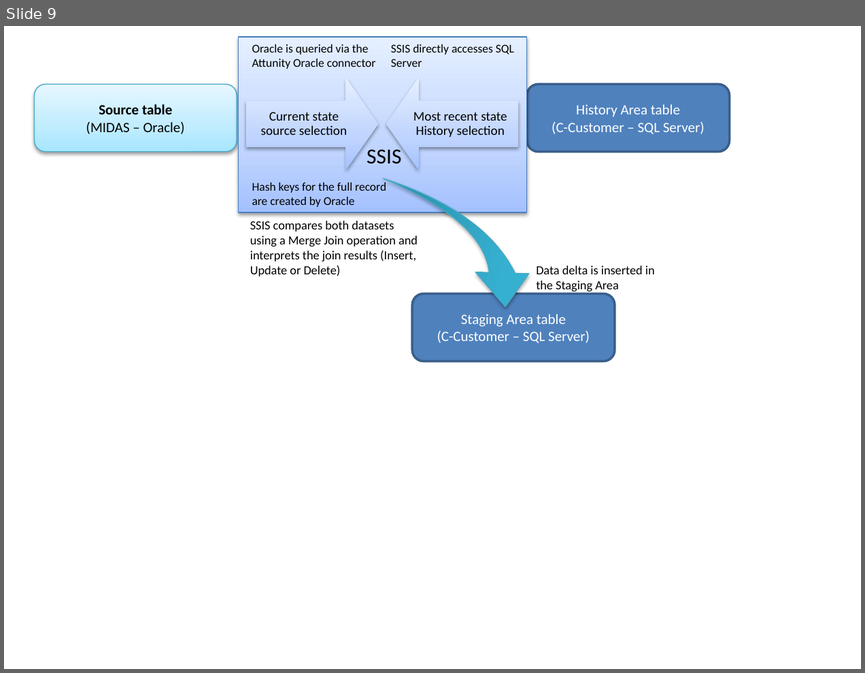
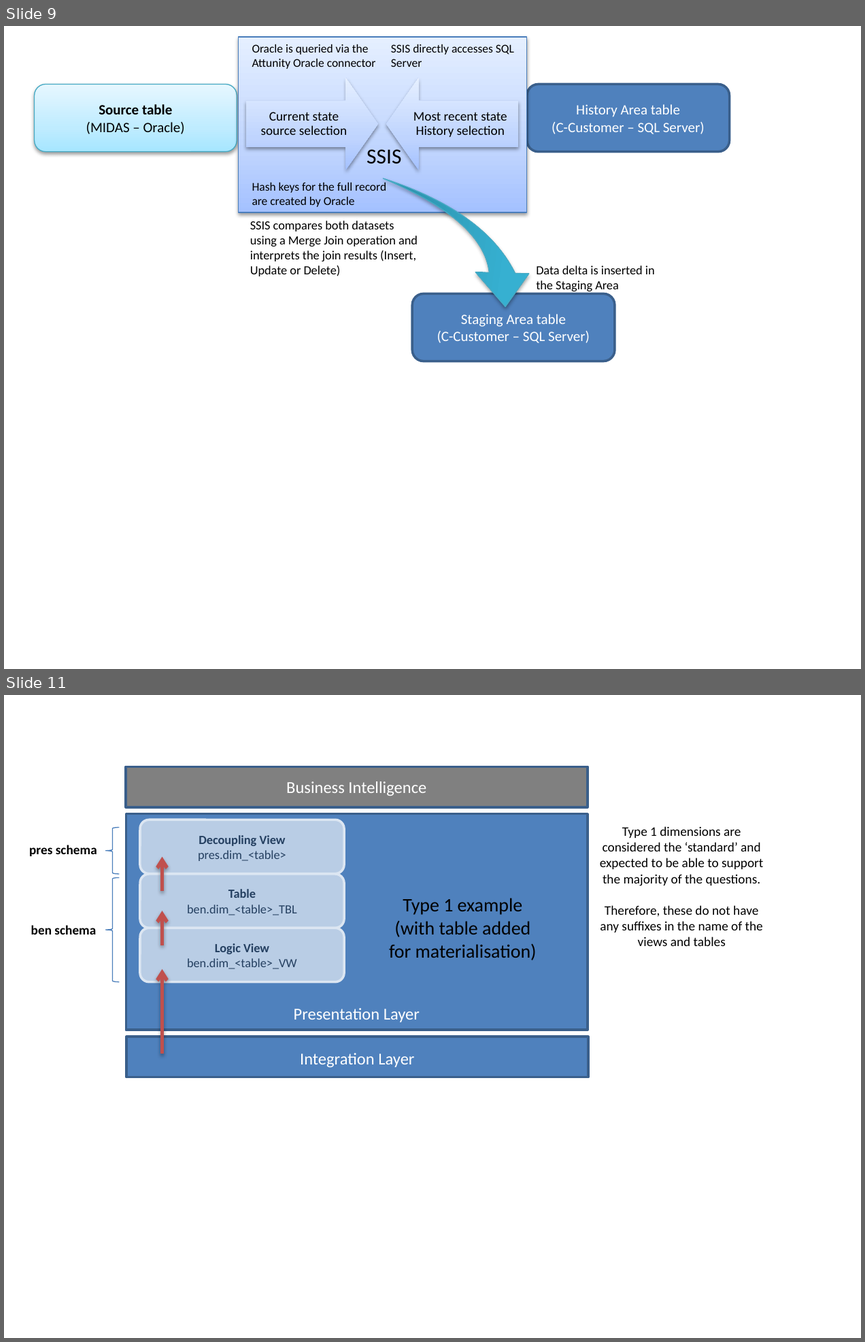
Before and after one commit to data-solution-automation-engine/data-solution-framework, a slide deck: 9000_Images/Images.pptx. Shown one above the other, each under a label of ours: slide 9 before the commit, slides 9 and 11 after it; the slides between them are not shown. The pictures are 865x673 and 865x1342 pixels, drawn with LibreOffice and Linux fonts; fonts in the diff are those of the drawing. Boxes give left, top, right and bottom in pixels: in the first picture for what was removed or moved away, otherwise in the second. Text is boxed around its words. In the diff, an @@ line names an element or a change of style, - is before the commit and + after.

Commit message:
Updated Pattern for Presentation Layer
Updated presentation layer pattern

```diff
--- a/9000_Images/Images.pptx
+++ b/9000_Images/Images.pptx
@@ slide 11 added at <box>4,695,861,1338</box>, background #FFFFFF @@
@@ rectangle added at <box>126,767,587,807</box>, fill #808080, outline #3A5F8C 2 pt @@
@@ text added at <box>286,781,426,796</box>, 14 pt, text #FFFFFF @@
+Business Intelligence
@@ rectangle added at <box>126,814,587,1030</box>, fill #4F81BD, outline #3A5F8C 2 pt @@
@@ left brace added at <box>106,827,120,873</box>, outline #4B7EBC 0.75 pt @@
@@ rounded rectangle added at <box>140,819,344,873</box>, fill #B9CDE5, outline #DCE6F2 2 pt, 10.5 pt, text #254061 @@
+Decoupling View
+pres.dim_<table>
@@ text added at <box>600,826,763,946</box>, 11 pt, text #000000 @@
+Type 1 dimensions are considered the ‘standard’ and expected to be able to support the majority of the questions.
+Therefore, these do not have any suffixes in the name of the views and tables
@@ text added at <box>29,845,97,856</box>, 11 pt, text #000000, bold @@
+pres schema
@@ arrow added from (162, 892) to (162, 857), #C0504D 3 pt @@
@@ left brace added at <box>106,877,120,982</box>, outline #4B7EBC 0.75 pt @@
@@ rounded rectangle added at <box>140,874,344,928</box>, fill #B9CDE5, outline #DCE6F2 2 pt, 10.5 pt, text #254061 @@
+Table
+ben.dim_<table>_TBL
@@ text added at <box>389,898,536,960</box>, 16 pt, text #000000 @@
+Type 1 example
+(with table added for materialisation)
@@ arrow added from (162, 945) to (162, 911), #C0504D 3 pt @@
@@ text added at <box>31,925,96,934</box>, 11 pt, text #000000, bold @@
+ben schema
@@ rounded rectangle added at <box>140,928,344,982</box>, fill #B9CDE5, outline #DCE6F2 2 pt, 10.5 pt, text #254061 @@
+Logic View
+ben.dim_<table>_VW
@@ arrow added from (162, 1053) to (162, 969), #C0504D 3 pt @@
@@ text added at <box>294,1008,419,1022</box>, 14 pt, text #FFFFFF @@
+Presentation Layer
@@ rectangle added at <box>126,1037,588,1077</box>, fill #4F81BD, outline #3A5F8C 2 pt @@
@@ text added at <box>300,1053,414,1067</box>, 14 pt, text #FFFFFF @@
+Integration Layer
```
Also in this commit, not shown: 1 slide changed, 1 other slide added, 4 other files.
